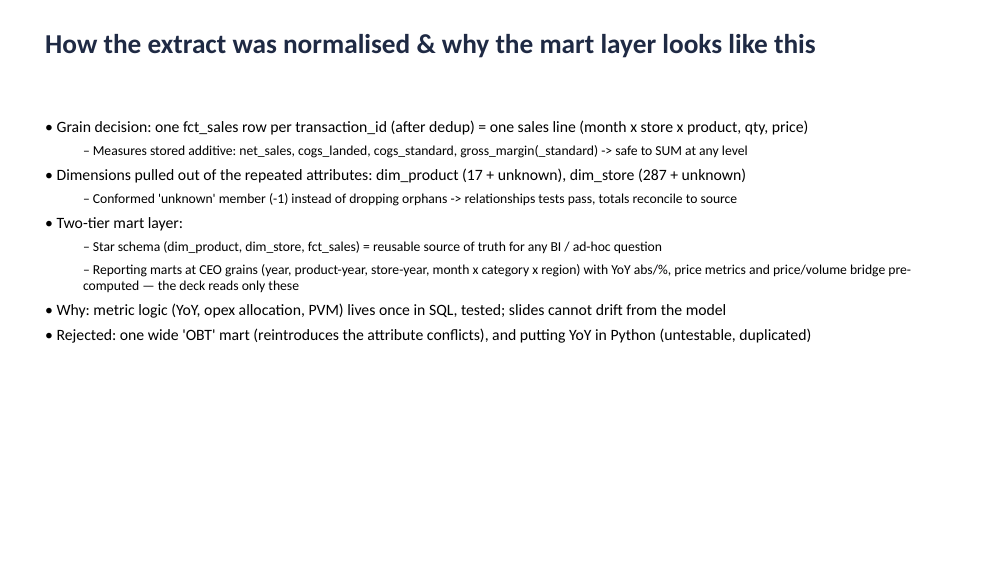
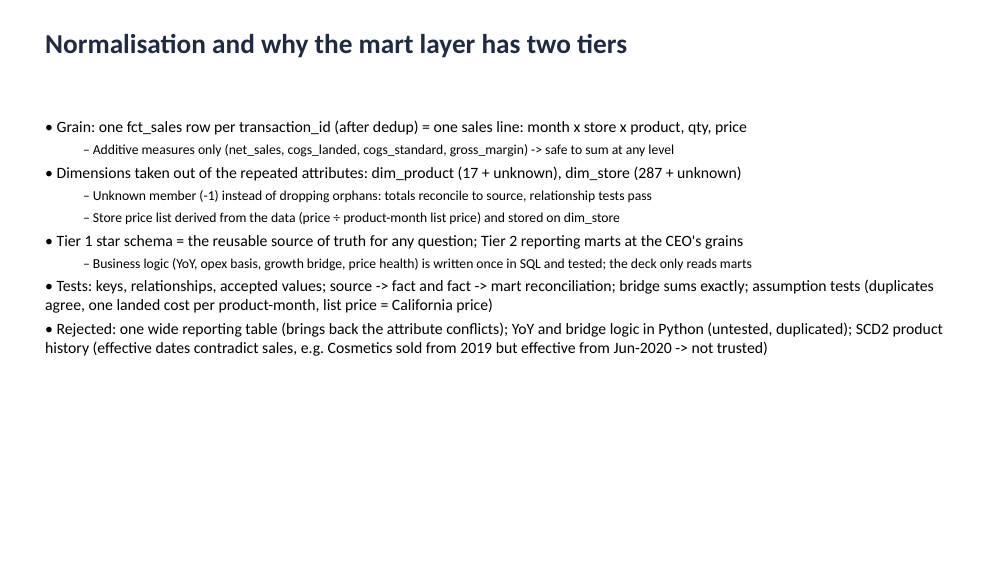
Before and after one commit to GaetyCodes/dbt-test-assignment, a slide deck: slide 4 of deliverables/ceo_sales_review.pptx. Drawn at 1008x567 pixels with LibreOffice and Linux fonts; fonts in the diff are those of the drawing. Boxes give left, top, right and bottom in pixels: in the first picture for what was removed or moved away, otherwise in the second. Text is boxed around its words. In the diff, an @@ line names an element or a change of style, - is before the commit and + after.

```diff
--- a/deliverables/ceo_sales_review.pptx
+++ b/deliverables/ceo_sales_review.pptx
@@ text at [45,34,627,58]: text changed @@
-How the extract was normalised & why the mart layer looks like this
+Normalisation and why the mart layer has two tiers
@@ text at [45,120,943,356]: text changed; size 13 to 15 pt @@
-• Grain decision: one fct_sales row per transaction_id (after dedup) = one sales line (month x store x product, qty, price)
-  – Measures stored additive: net_sales, cogs_landed, cogs_standard, gross_margin(_standard) -> safe to SUM at any level
-• Dimensions pulled out of the repeated attributes: dim_product (17 + unknown), dim_store (287 + unknown)
-  – Conformed 'unknown' member (-1) instead of dropping orphans -> relationships tests pass, totals reconcile to source
-• Two-tier mart layer:
-  – Star schema (dim_product, dim_store, fct_sales) = reusable source of truth for any BI / ad-hoc question
-  – Reporting marts at CEO grains (year, product-year, store-year, month x category x region) with YoY abs/%, price metrics and price/volume bridge pre-computed — the deck reads only these
-• Why: metric logic (YoY, opex allocation, PVM) lives once in SQL, tested; slides cannot drift from the model
-• Rejected: one wide 'OBT' mart (reintroduces the attribute conflicts), and putting YoY in Python (untestable, duplicated)
+• Grain: one fct_sales row per transaction_id (after dedup) = one sales line: month x store x product, qty, price
+  – Additive measures only (net_sales, cogs_landed, cogs_standard, gross_margin) -> safe to sum at any level
+• Dimensions taken out of the repeated attributes: dim_product (17 + unknown), dim_store (287 + unknown)
+  – Unknown member (-1) instead of dropping orphans: totals reconcile to source, relationship tests pass
+  – Store price list derived from the data (price ÷ product-month list price) and stored on dim_store
+• Tier 1 star schema = the reusable source of truth for any question; Tier 2 reporting marts at the CEO's grains
+  – Business logic (YoY, opex basis, growth bridge, price health) is written once in SQL and tested; the deck only reads marts
+• Tests: keys, relationships, accepted values; source -> fact and fact -> mart reconciliation; bridge sums exactly; assumption tests (duplicates agree, one landed cost per product-month, list price = California price)
+• Rejected: one wide reporting table (brings back the attribute conflicts); YoY and bridge logic in Python (untested, duplicated); SCD2 product history (effective dates contradict sales, e.g. Cosmetics sold from 2019 but effective from Jun-2020 -> not trusted)
```
Also in this commit, not shown: 7 other slides changed, 4 slides added, 4 slides removed, 2 other files.
